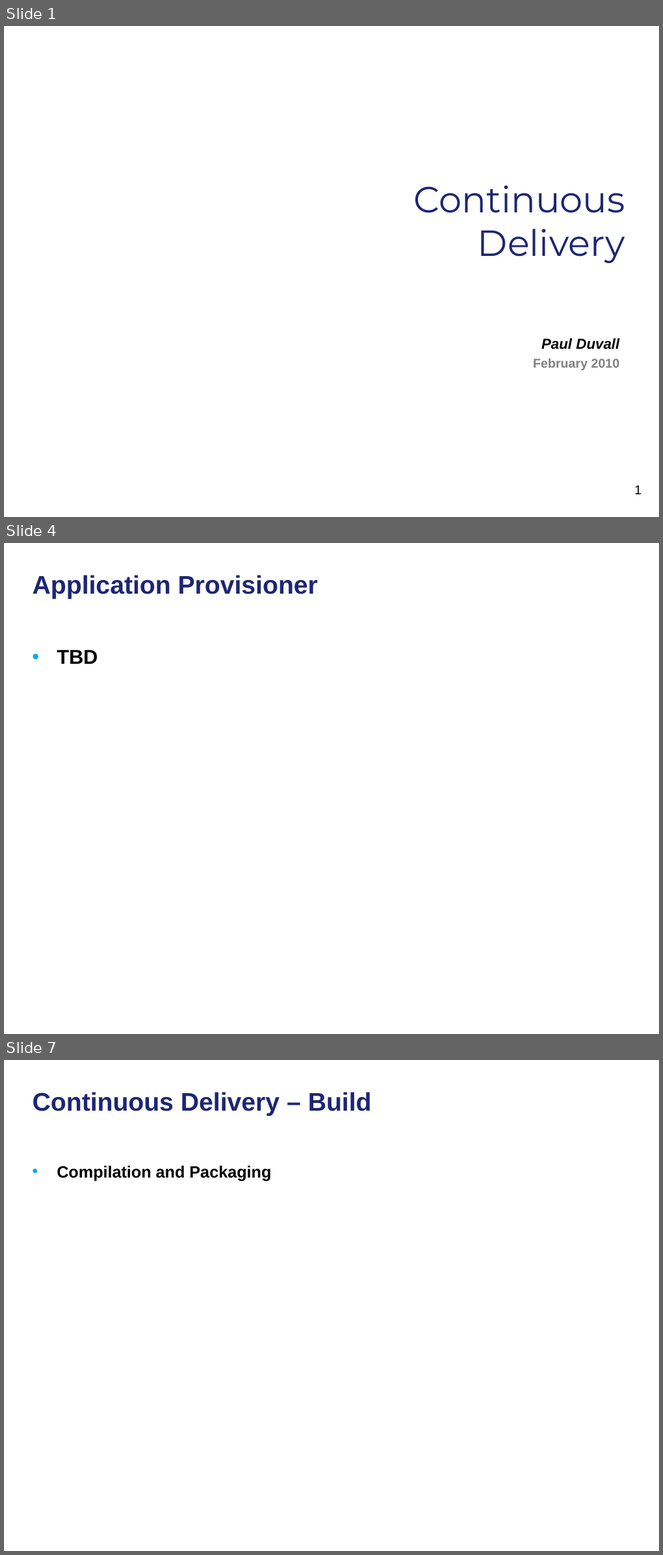
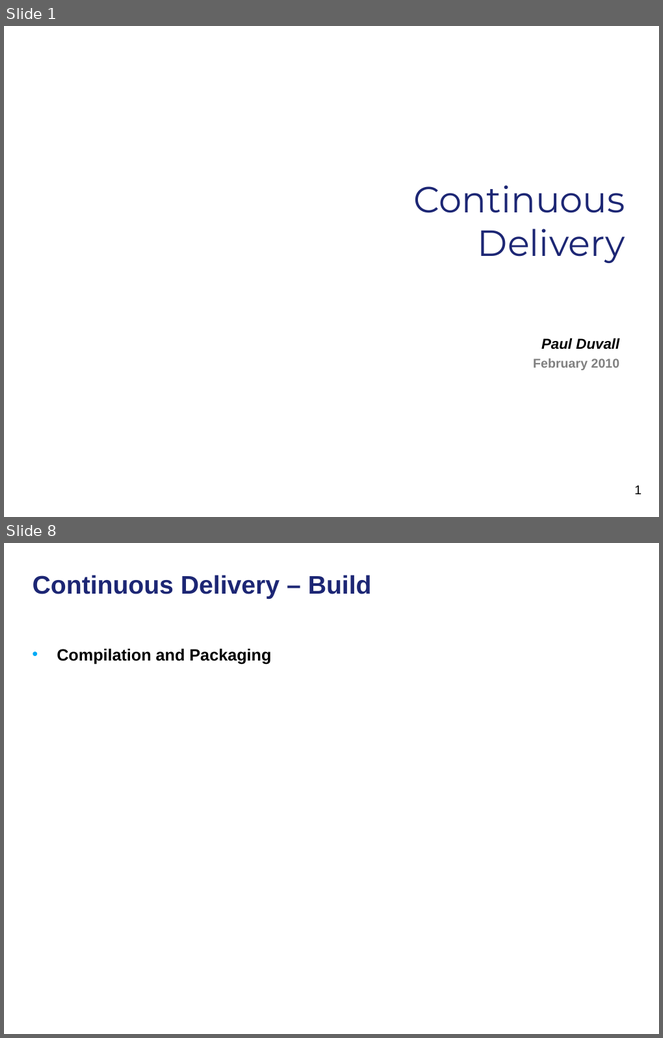
Before and after one commit to NCIP/automation, a slide deck: docs/continuous-delivery-caehr.ppt. Shown one above the other, each under a label of ours: slides 1, 4 and 7 before the commit, slides 1 and 8 after it; the slides between them are not shown. The pictures are 663x1555 and 663x1038 pixels, drawn with LibreOffice and Linux fonts; fonts in the diff are those of the drawing; background and template pictures are left out. Boxes give left, top, right and bottom in pixels: in the first picture for what was removed or moved away, otherwise in the second. Text is boxed around its words. In the diff, an @@ line names an element or a change of style, - is before the commit and + after.

```diff
--- a/docs/continuous-delivery-caehr.ppt
+++ b/docs/continuous-delivery-caehr.ppt
@@ slide 4 removed at <box>4,543,659,1034</box>, background picture (left out) @@
@@ title removed at <box>33,575,318,599</box> @@
-Application Provisioner
@@ text removed at <box>57,650,98,664</box> @@
-• TBD
@@ what was slide 7 is now slide 8 @@
```
Also in this commit, not shown: 5 slides changed, 2 slides added.
